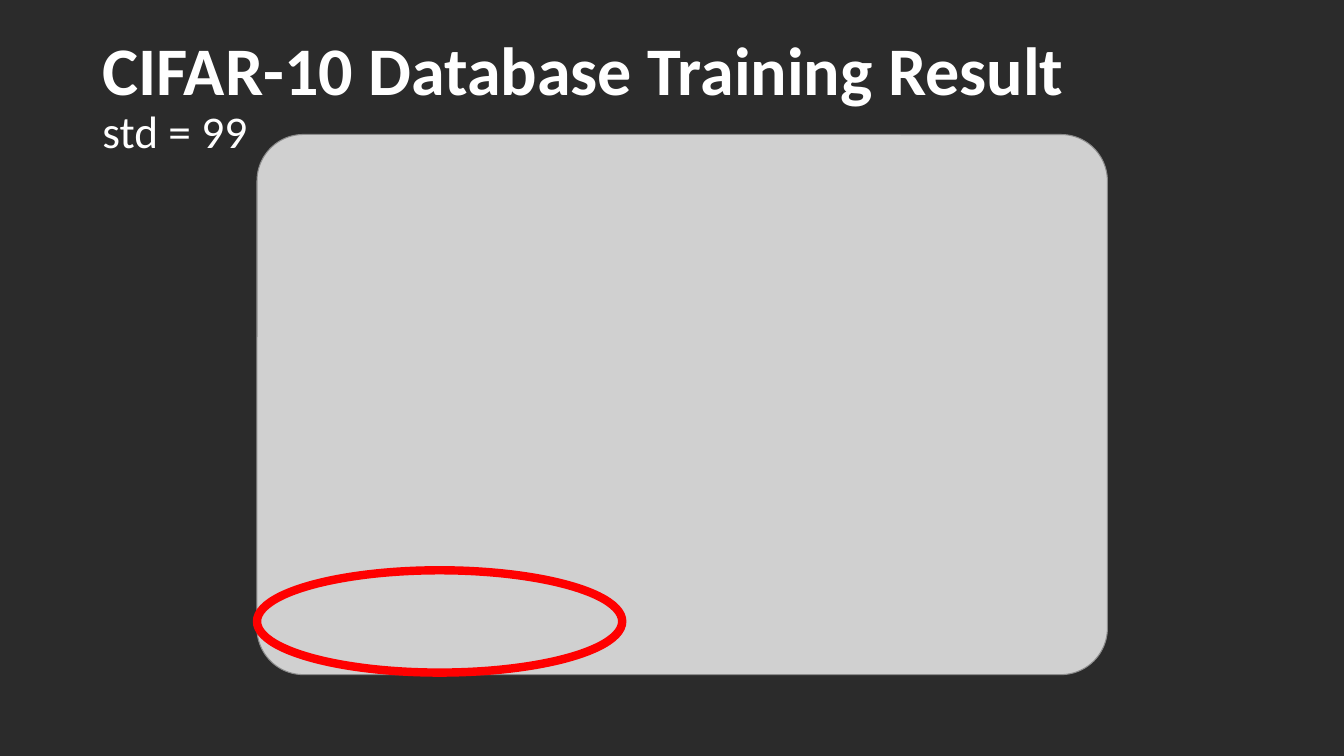
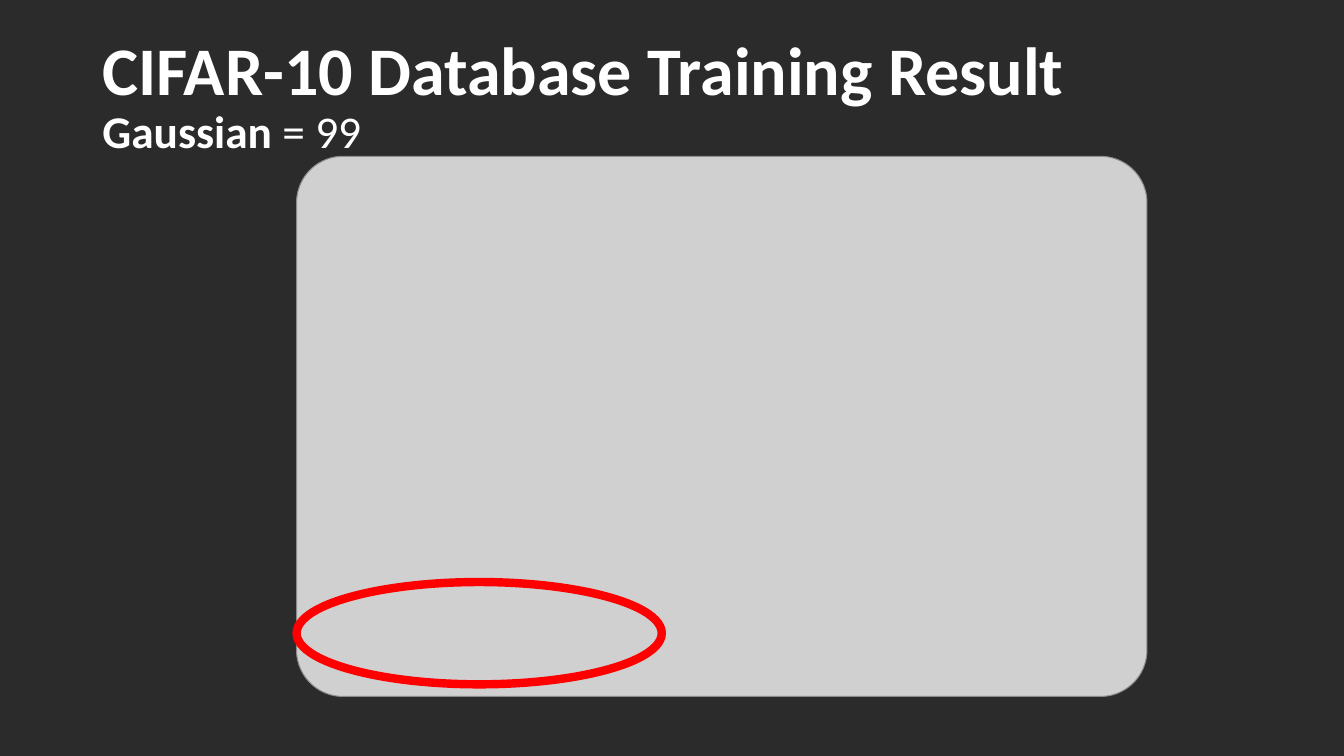
Before and after one commit to YI-0924/Face_Identificcation, a slide deck: slide 14 of MidtermPresent.pptx. Drawn at 1344x756 pixels with LibreOffice and Linux fonts; fonts in the diff are those of the drawing; grey boxes stand for pictures; background and template pictures are left out; a plain dark background stands for a picture behind light text. Boxes give left, top, right and bottom in pixels: in the first picture for what was removed or moved away, otherwise in the second. Text is boxed around its words. In the diff, an @@ line names an element or a change of style, - is before the commit and + after.

```diff
--- a/MidtermPresent.pptx
+++ b/MidtermPresent.pptx
@@ title at [102, 47, 1063, 160]: text changed @@
-CIFAR-10 Database Training Result
-std = 99
+CIFAR-10 Database Training Result
+Gaussian = 99
@@ picture: place and size @@
-picture at [257, 134, 1108, 675]
+picture at [296, 156, 1147, 697]
@@ ellipse: place and size @@
-ellipse at [257, 571, 622, 674]
+ellipse at [296, 582, 661, 685]
```
Also in this commit, not shown: 13 other slides changed.
